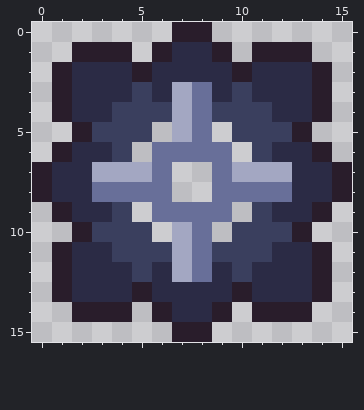
One commit to this pixel-art sprite: GMTK2024/Assets/Art/Sprites/Assets/GMTK Gear.png. The first picture shows the starting point.
The file is 16x16 pixels.
Once edited:
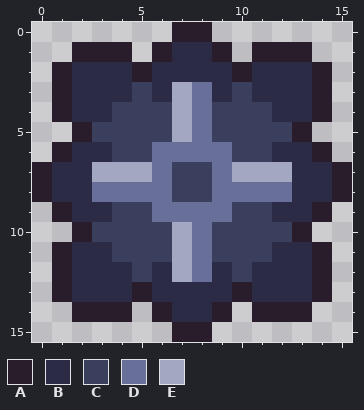
Palette (. is transparent): A #291d2b  B #2b2b45  C #3a3f5e  D #686f99  E #a3a7c2
The author wrote: gears atualizadas
The exact change:
@@ x 3..12 @@
  4 BCCCEDCCCB
- 5 CCC.ED.CCC
- 6 BC.DDDD.CB
- 7 EEED..DEEE
- 8 DDDD..DDDD
- 9 BC.DDDD.CB
-10 CCC.ED.CCC
+ 5 CCCCEDCCCC
+ 6 BCCDDDDCCB
+ 7 EEEDCCDEEE
+ 8 DDDDCCDDDD
+ 9 BCCDDDDCCB
+10 CCCCEDCCCC
 11 BCCCEDCCCB
